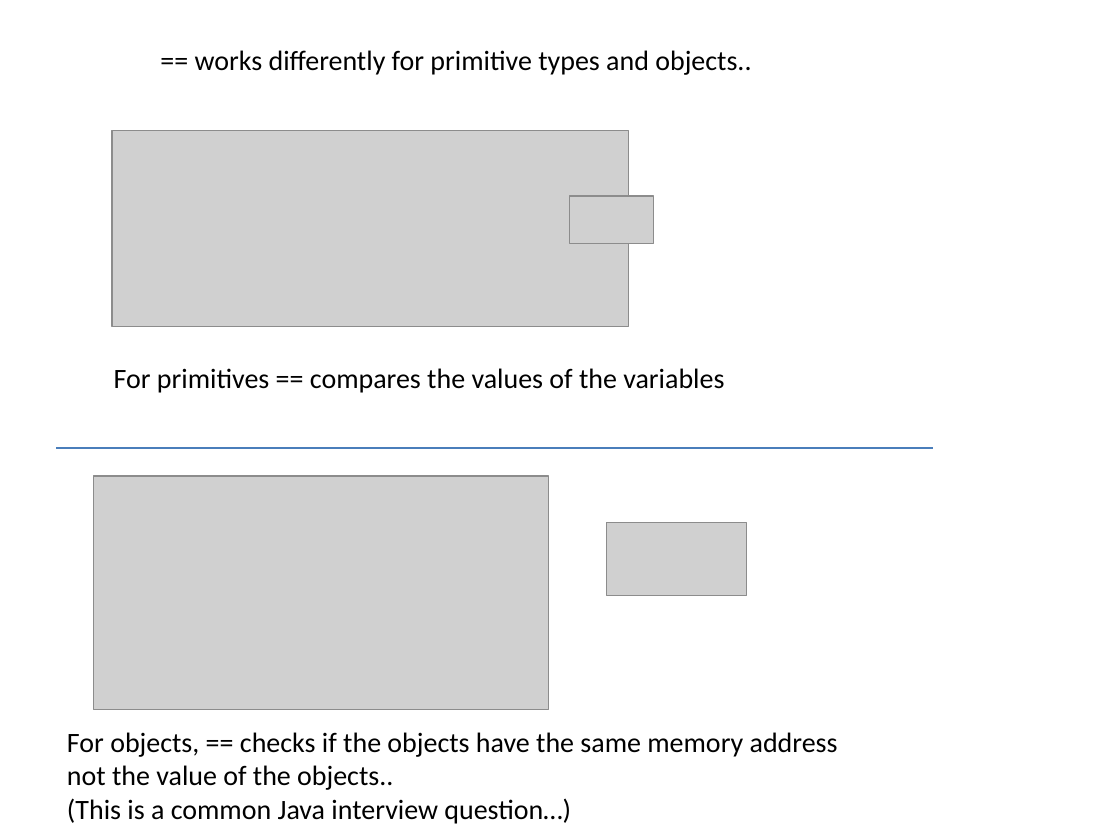
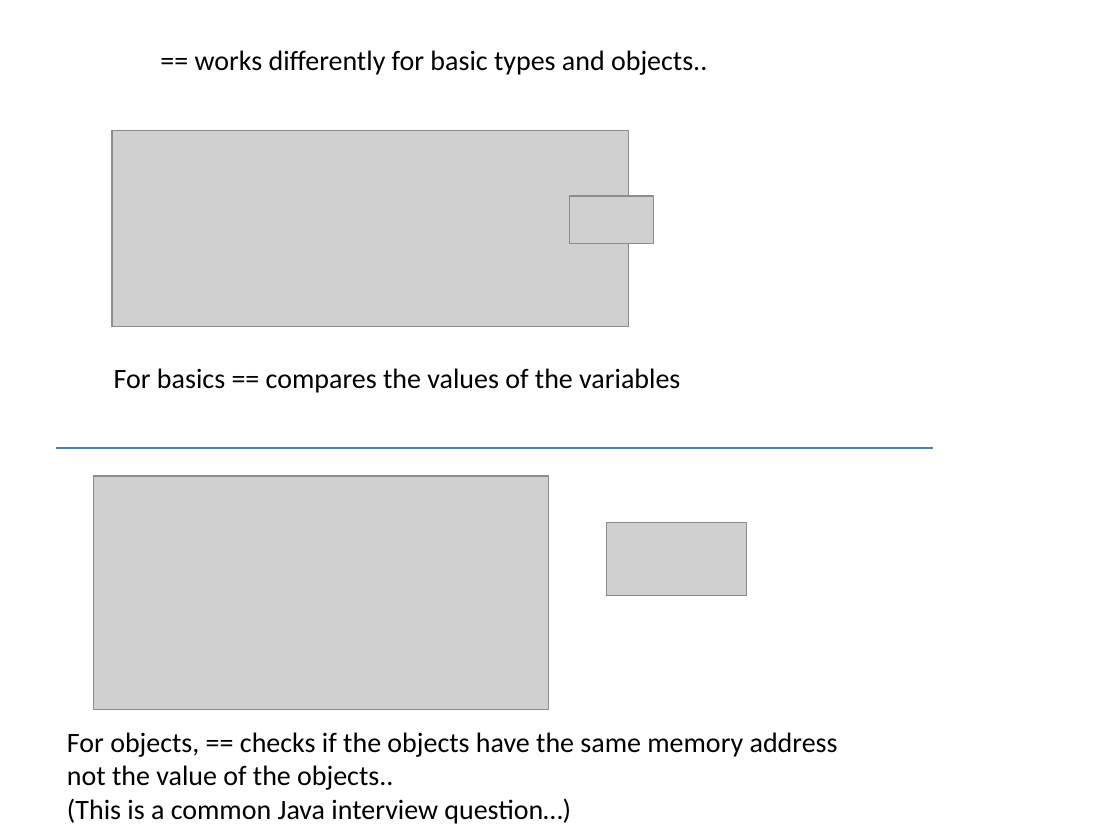
Before and after one commit to fodorclasses/fodorclasses.github.io, a slide deck: slide 31 of classes/prog2021/Prog3-Lecture08.pptx. Drawn at 1120x840 pixels with LibreOffice and Linux fonts; fonts in the diff are those of the drawing; grey boxes stand for pictures. Boxes give left, top, right and bottom in pixels: in the first picture for what was removed or moved away, otherwise in the second. Text is boxed around its words. In the diff, an @@ line names an element or a change of style, - is before the commit and + after.

Commit message:
small update

```diff
--- a/classes/prog2021/Prog3-Lecture08.pptx
+++ b/classes/prog2021/Prog3-Lecture08.pptx
@@ text at (195, 50, 707, 75): text changed @@
-== works differently for primitive types and objects..
+== works differently for basic types and objects..
@@ text at (114, 368, 680, 393): text changed @@
-For primitives == compares the values of the variables
+For basics == compares the values of the variables
```
